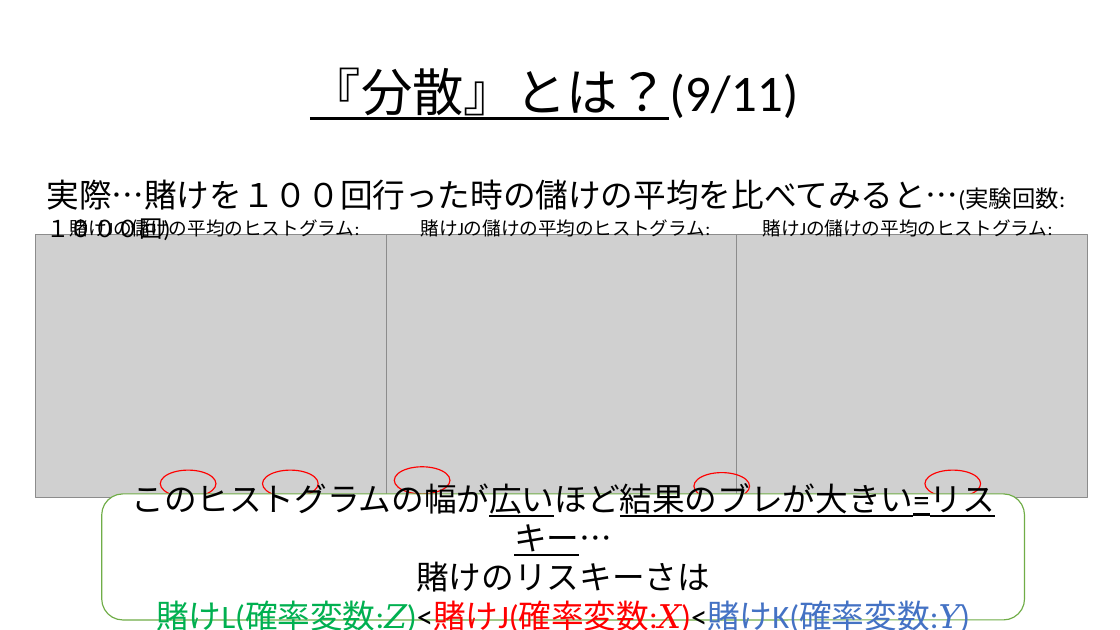
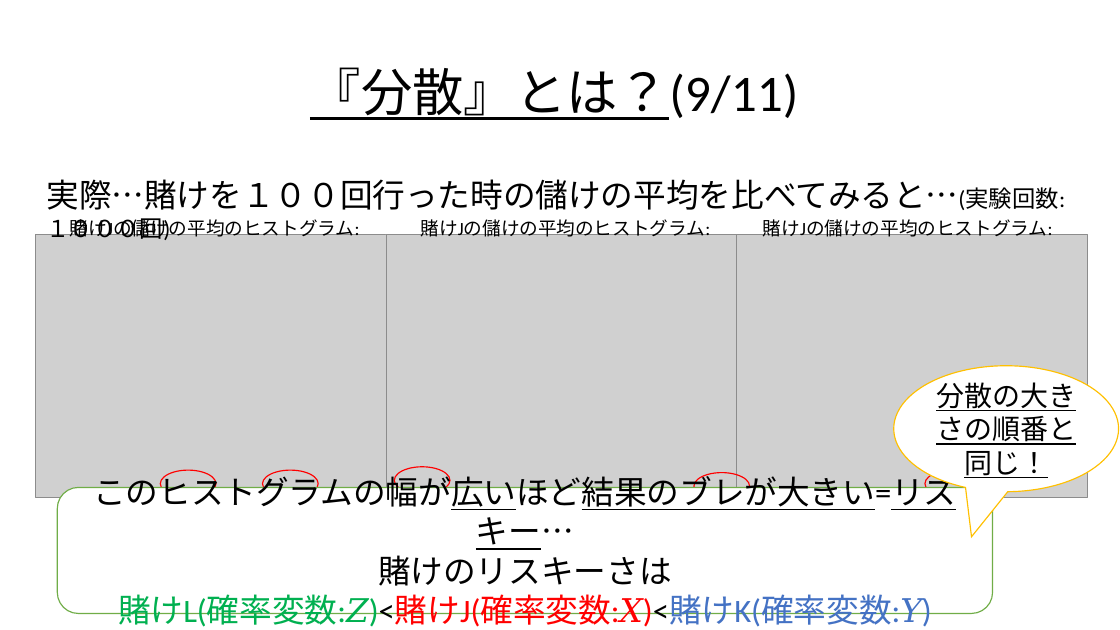
Before and after one commit to Ryo-KATAYAMA/Senior_Project, a slide deck: slide 119 of Chapter4_1.pptx (slide 113 before the commit). Drawn at 1120x630 pixels with LibreOffice and Linux fonts; fonts in the diff are those of the drawing; grey boxes stand for pictures. Boxes give left, top, right and bottom in pixels: in the first picture for what was removed or moved away, otherwise in the second. Text is boxed around its words. In the diff, an @@ line names an element or a change of style, - is before the commit and + after.

Commit message:
グラフ一部差し換え、説明追加

```diff
--- a/Chapter4_1.pptx
+++ b/Chapter4_1.pptx
@@ speech bubble added at (894,365,1119,492), fill #FFFFFF, outline #FFC000 1 pt, 24 pt, text #000000, underline @@
+分散の大きさの順番と同じ！
@@ rounded rectangle "このヒストグラムの幅が広いほど結果のブレが大きい=リスキー…": place and size @@
-rounded rectangle "このヒストグラムの幅が広いほど結果のブレが大きい=リスキー…" at (102,494,1025,620)
+rounded rectangle "このヒストグラムの幅が広いほど結果のブレが大きい=リスキー…" at (57,487,992,613)
@@ text in rounded rectangle at (93,471,956,550): underline off in "このヒストグラムの幅が広いほど結果のブレが大きい=リスキー…" @@
```
Also in this commit, not shown: 40 other slides changed, 6 slides added.
